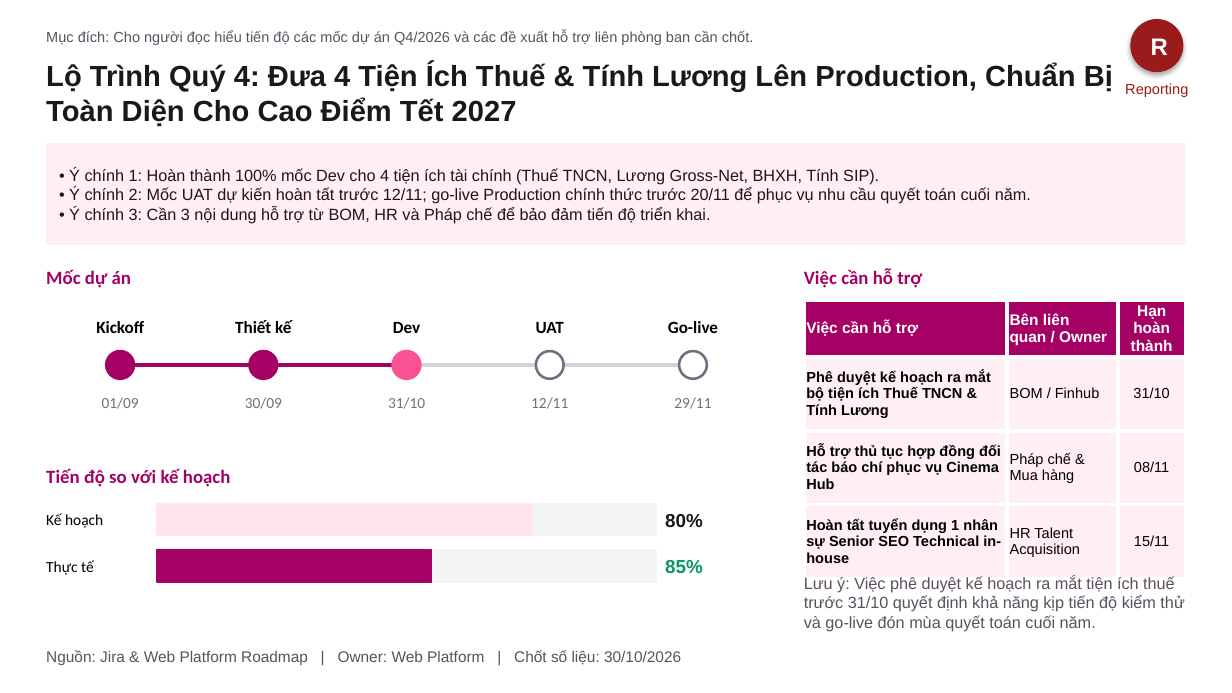
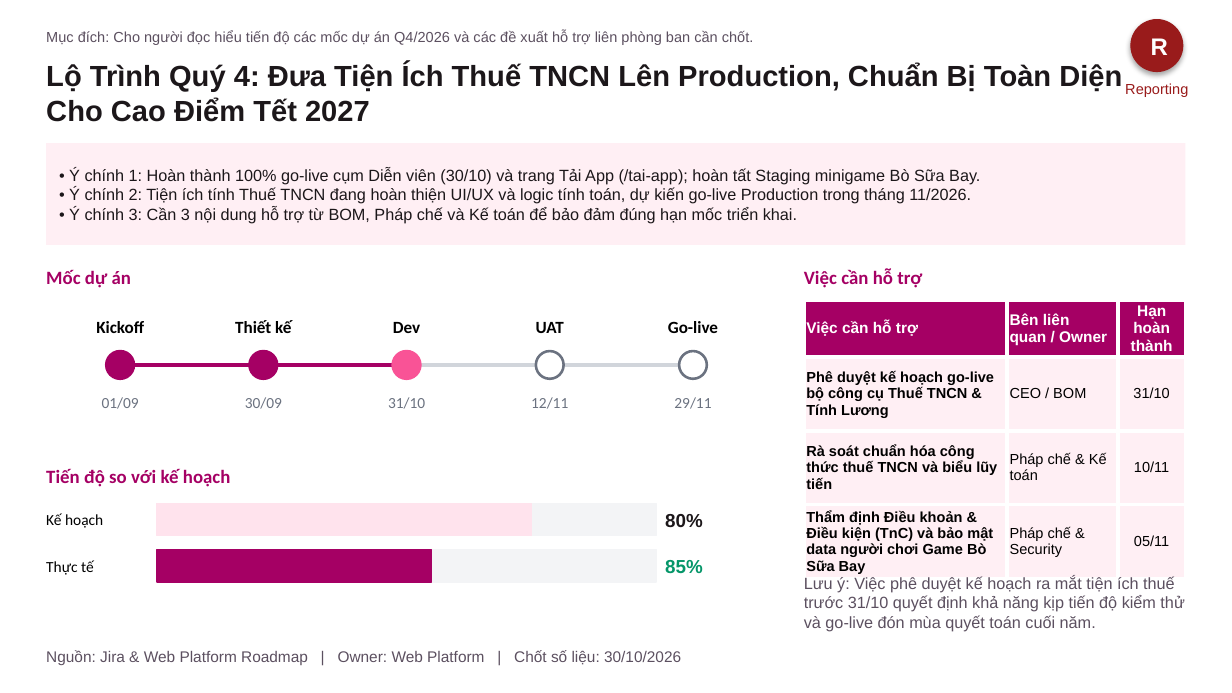
Before and after one commit to vanhien26/hienho-knowledgebase, a slide deck: slide 7 of 07_REPORTS/docs/presentations/Web_Platform_Thang_10_2026_Monthly_Report.pptx. Drawn at 1232x693 pixels with LibreOffice and Linux fonts; fonts in the diff are those of the drawing. Boxes give left, top, right and bottom in pixels: in the first picture for what was removed or moved away, otherwise in the second. Text is boxed around its words. In the diff, an @@ line names an element or a change of style, - is before the commit and + after.

```diff
--- a/07_REPORTS/docs/presentations/Web_Platform_Thang_10_2026_Monthly_Report.pptx
+++ b/07_REPORTS/docs/presentations/Web_Platform_Thang_10_2026_Monthly_Report.pptx
@@ text at [46,63,1122,122]: text changed @@
-Lộ Trình Quý 4: Đưa 4 Tiện Ích Thuế & Tính Lương Lên Production, Chuẩn Bị Toàn Diện Cho Cao Điểm Tết 2027
+Lộ Trình Quý 4: Đưa Tiện Ích Thuế TNCN Lên Production, Chuẩn Bị Toàn Diện Cho Cao Điểm Tết 2027
@@ text in rectangle at [69,167,980,223]: text changed @@
-• Ý chính 1: Hoàn thành 100% mốc Dev cho 4 tiện ích tài chính (Thuế TNCN, Lương Gross-Net, BHXH, Tính SIP).
-• Ý chính 2: Mốc UAT dự kiến hoàn tất trước 12/11; go-live Production chính thức trước 20/11 để phục vụ nhu cầu quyết toán cuối năm.
-• Ý chính 3: Cần 3 nội dung hỗ trợ từ BOM, HR và Pháp chế để bảo đảm tiến độ triển khai.
+• Ý chính 1: Hoàn thành 100% go-live cụm Diễn viên (30/10) và trang Tải App (/tai-app); hoàn tất Staging minigame Bò Sữa Bay.
+• Ý chính 2: Tiện ích tính Thuế TNCN đang hoàn thiện UI/UX và logic tính toán, dự kiến go-live Production trong tháng 11/2026.
+• Ý chính 3: Cần 3 nội dung hỗ trợ từ BOM, Pháp chế và Kế toán để bảo đảm đúng hạn mốc triển khai.
@@ table at [804,301,1186,578] @@
-row 2, column 1: Phê duyệt kế hoạch ra mắt bộ tiện ích Thuế TNCN & Tính Lương
+row 2, column 1: Phê duyệt kế hoạch go-live bộ công cụ Thuế TNCN & Tính Lương
-row 2, column 2: BOM / Finhub
+row 2, column 2: CEO / BOM
-row 3: Hỗ trợ thủ tục hợp đồng đối tác báo chí phục vụ Cinema Hub | Pháp chế & Mua hàng | 08/11
+row 3: Rà soát chuẩn hóa công thức thuế TNCN và biểu lũy tiến | Pháp chế & Kế toán | 10/11
-row 4: Hoàn tất tuyển dụng 1 nhân sự Senior SEO Technical in-house | HR Talent Acquisition | 15/11
+row 4: Thẩm định Điều khoản & Điều kiện (TnC) và bảo mật data người chơi Game Bò Sữa Bay | Pháp chế & Security | 05/11
```
Also in this commit, not shown: 1 other slide changed.
